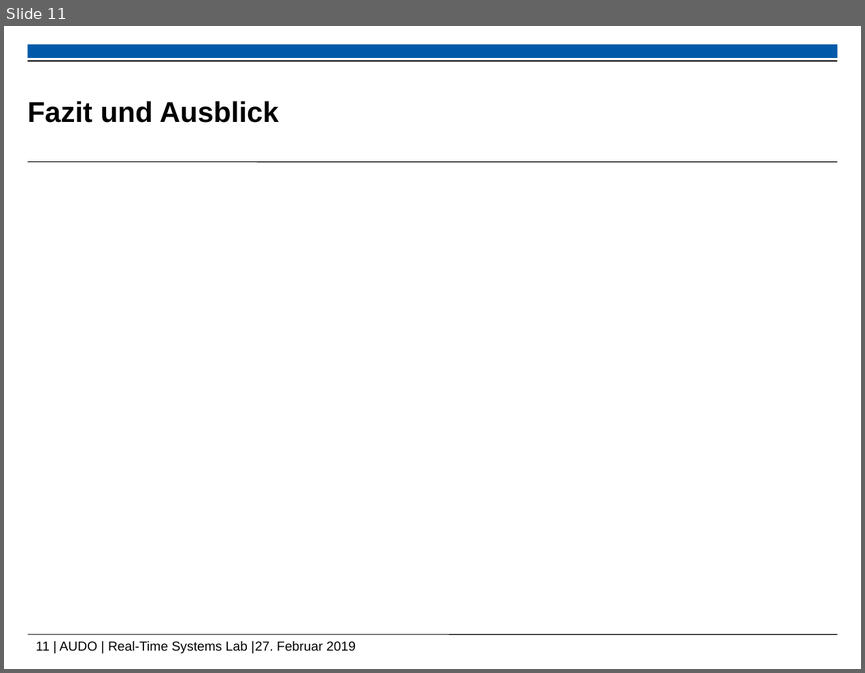
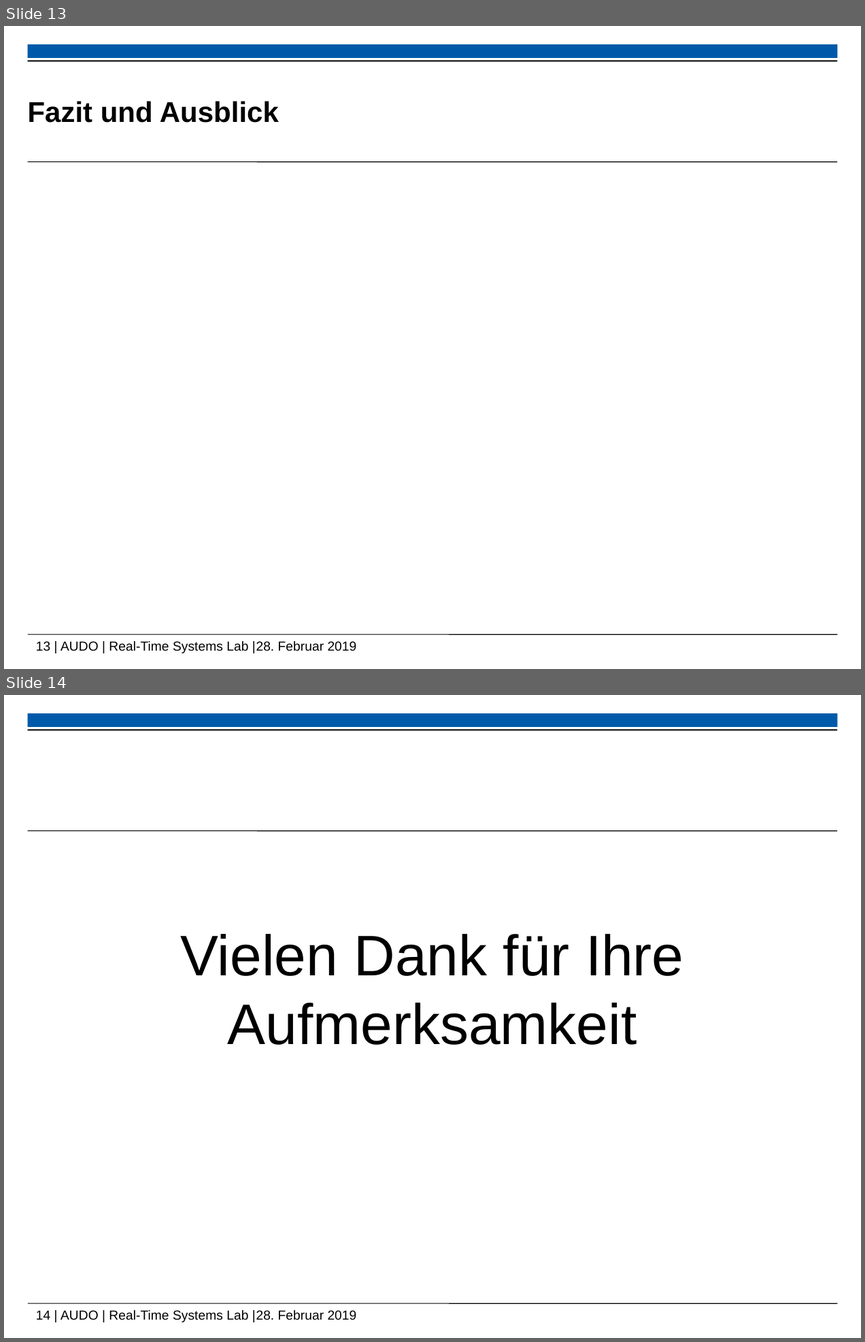
Before and after one commit to ramona3300/AUDO, a slide deck: Dokumente/Präsentationen/Abschlusspräsentation.pptx. Shown one above the other, each under a label of ours: slide 11 before the commit, slides 13 and 14 after it. The pictures are 865x673 and 865x1342 pixels, drawn with LibreOffice and Linux fonts; fonts in the diff are those of the drawing; background and template pictures are left out. Boxes give left, top, right and bottom in pixels: in the first picture for what was removed or moved away, otherwise in the second. Text is boxed around its words. In the diff, an @@ line names an element or a change of style, - is before the commit and + after.

```diff
--- a/Dokumente/Präsentationen/Abschlusspräsentation.pptx
+++ b/Dokumente/Präsentationen/Abschlusspräsentation.pptx
@@ slide 14 added at (4,695,861,1338), background #FFFFFF; not listed: 5 template elements that a slide beside it also shows @@
@@ text added at (180,934,684,1045), 48 pt, text #000000 @@
+Vielen Dank für Ihre Aufmerksamkeit
@@ what was slide 11 is now slide 13 @@
@@ text at (36,641,357,653): text changed @@
-11 | AUDO | Real-Time Systems Lab |27. Februar 2019
+13 | AUDO | Real-Time Systems Lab |28. Februar 2019
```
Also in this commit, not shown: 3 slides changed, 2 other slides added, 1 other file.
